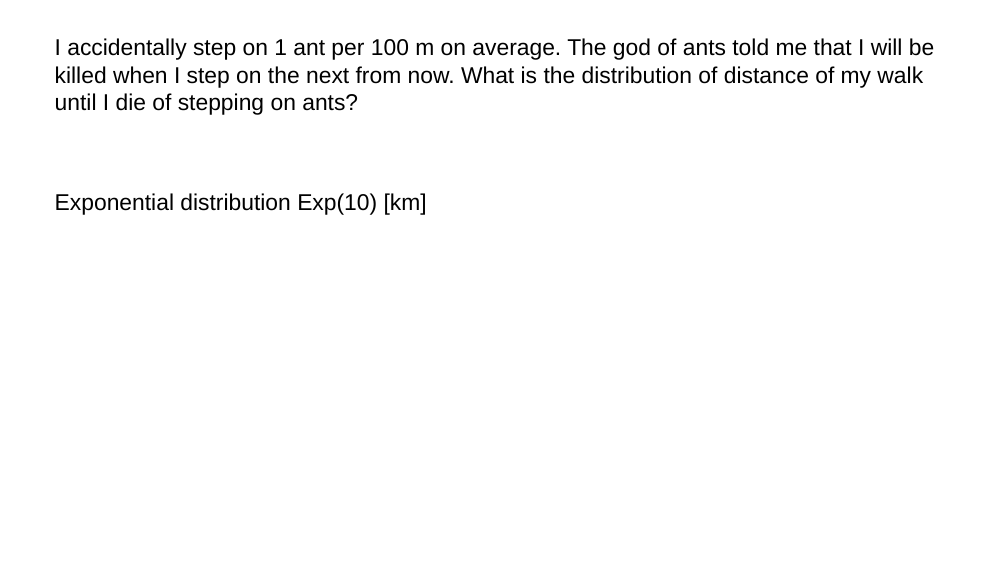
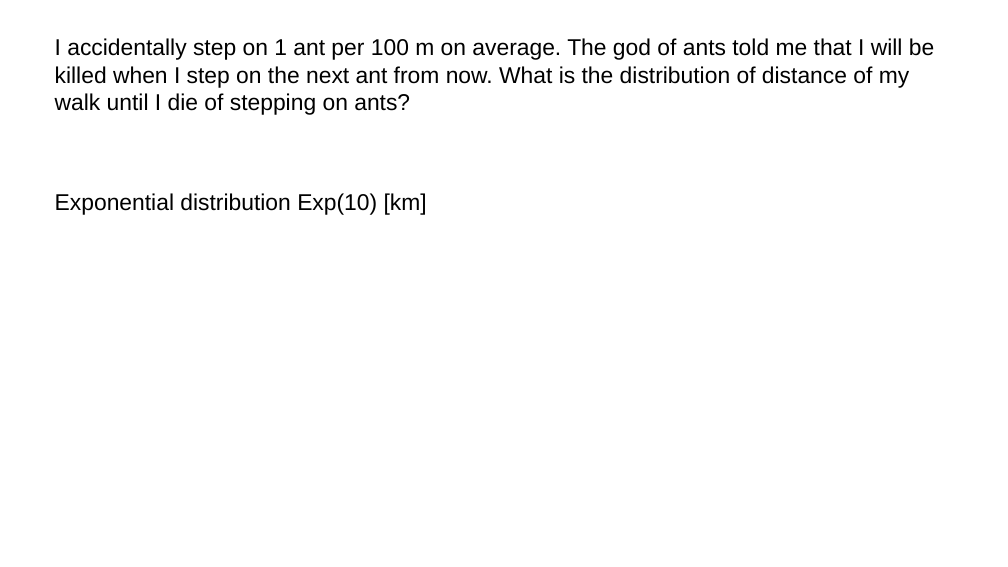
Before and after one commit to AlecJacobsen/Simulation_for_Biologists, a slide deck: slide 16 of distributions/slides/slides.odp. Drawn at 1008x567 pixels with LibreOffice and Linux fonts; fonts in the diff are those of the drawing. Boxes give left, top, right and bottom in pixels: in the first picture for what was removed or moved away, otherwise in the second. Text is boxed around its words. In the diff, an @@ line names an element or a change of style, - is before the commit and + after.

```diff
--- a/distributions/slides/slides.odp
+++ b/distributions/slides/slides.odp
@@ text at (55,38,934,115): text changed @@
-I accidentally step on 1 ant per 100 m on average. The god of ants told me that I will be killed when I step on the next from now. What is the distribution of distance of my walk until I die of stepping on ants?
+I accidentally step on 1 ant per 100 m on average. The god of ants told me that I will be killed when I step on the next ant from now. What is the distribution of distance of my walk until I die of stepping on ants?
```
Also in this commit, not shown: 2 other slides changed, 1 slide removed, 3 other files.
